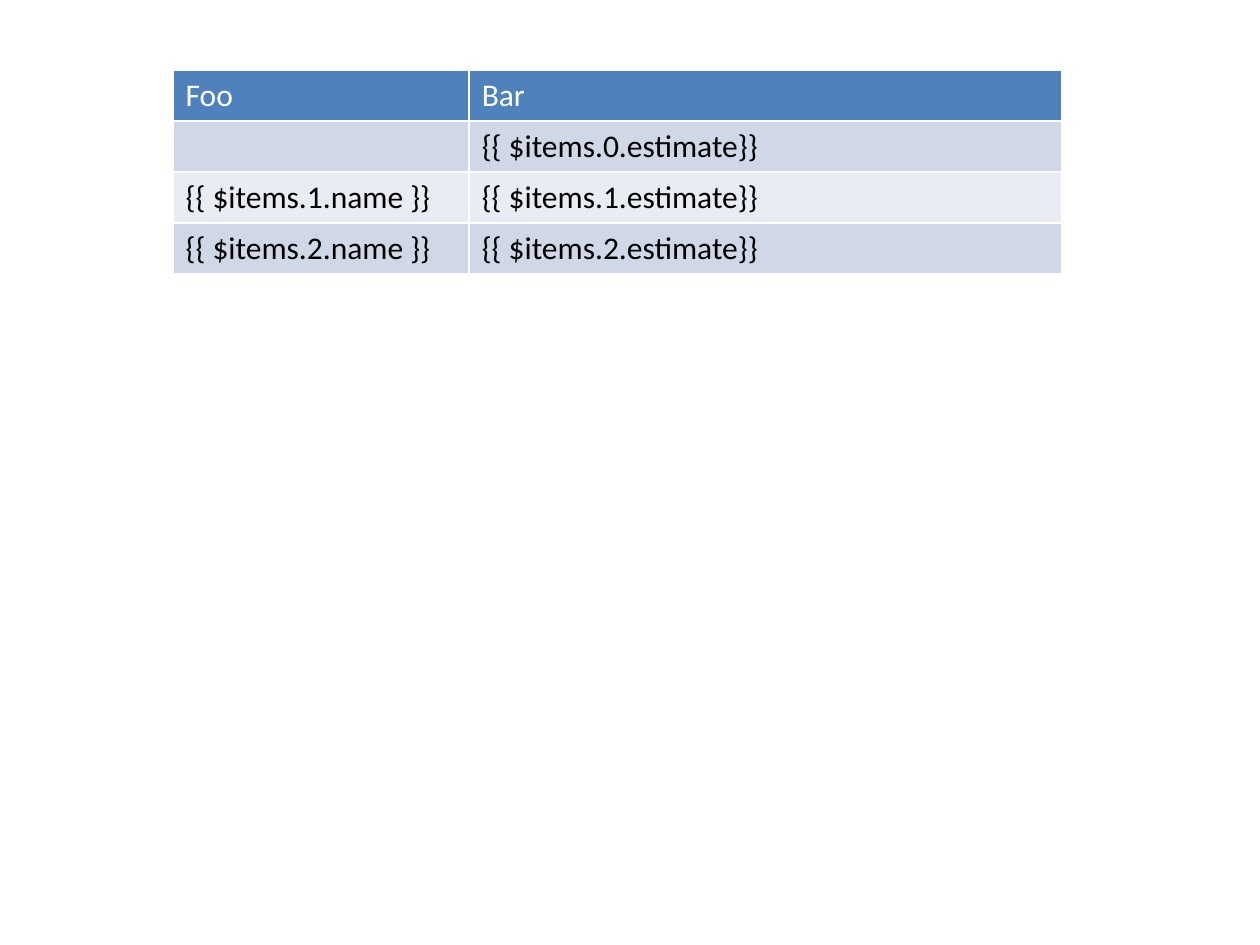
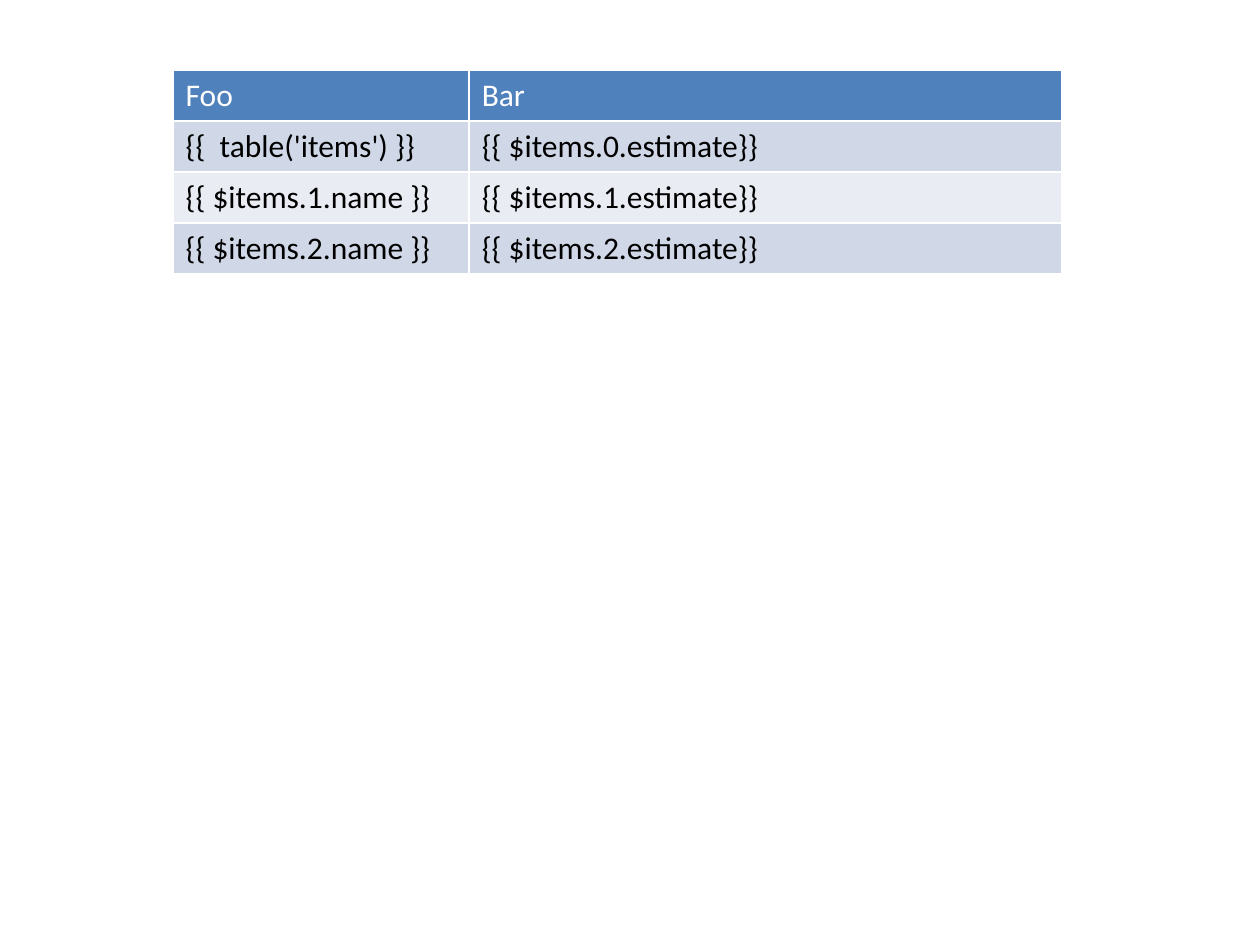
Before and after one commit to purplecode/espresso, a slide deck: slide 1 of test.pptx. Drawn at 1260x945 pixels with LibreOffice and Linux fonts; fonts in the diff are those of the drawing. Boxes give left, top, right and bottom in pixels: in the first picture for what was removed or moved away, otherwise in the second. Text is boxed around its words. In the diff, an @@ line names an element or a change of style, - is before the commit and + after.

```diff
--- a/test.pptx
+++ b/test.pptx
@@ table at (173, 69, 1061, 271) @@
-row 2, column 1: 
+row 2, column 1: {{ table('items') }}
```
Also in this commit, not shown: 9 other files.
